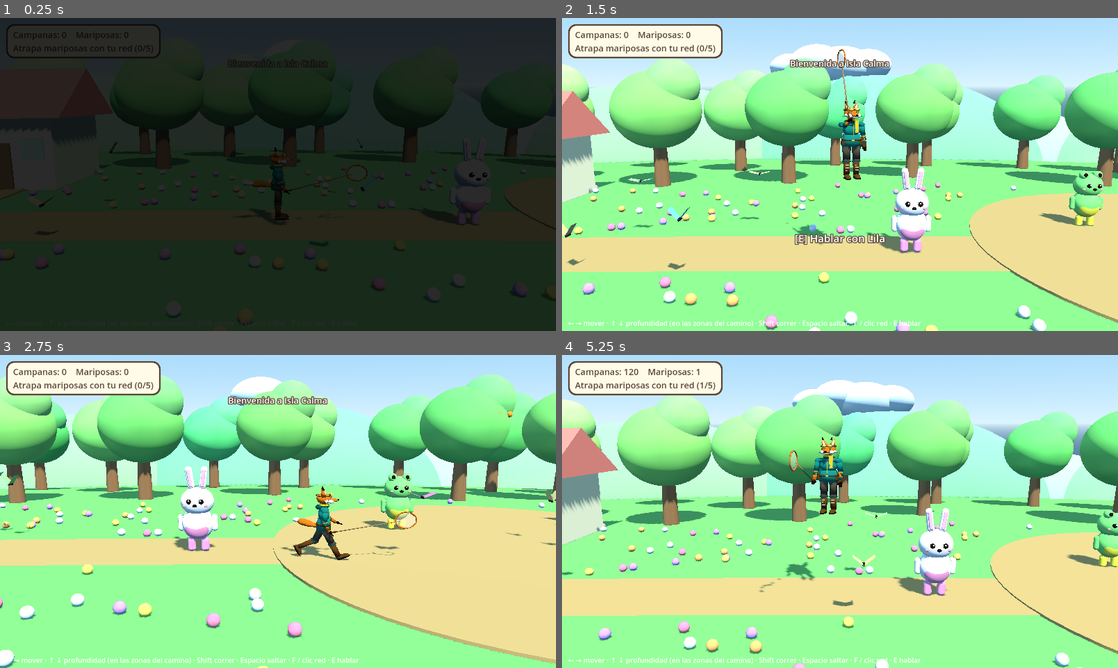
Above: before the commit, frames 1-4 (two rows, left to right).
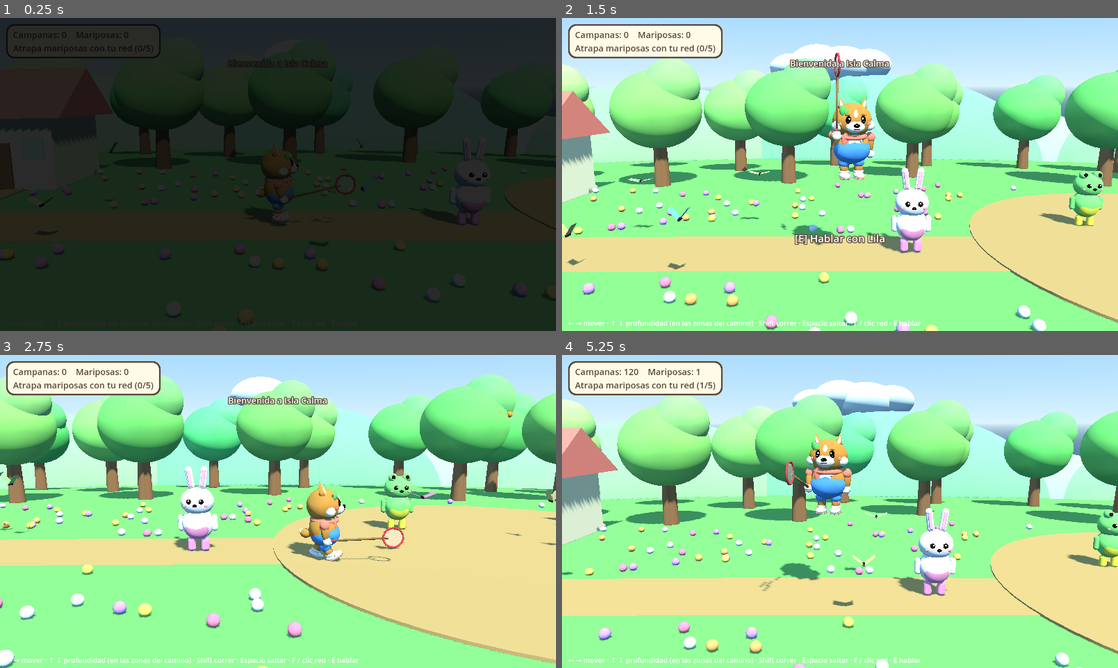
Above: after the commit, the same moments.

Repository: NottVK/doom-animal-crossing
Game: Godot game, scene res://scenes/main.tscn
The game is run twice, just before and just after one commit, with the same random seed, the same clock (stepped at 60 frames per second) and the same inputs.
Inputs (mouse positions are in pixels of both pictures, inside the frame that each line leads up to):
- Up to frame 1 (0.25 s): no input
- Up to frame 2 (1.5 s): move the mouse to (962, 158) at 0.52 s; hold D (move_right) 0.53-1.28 s; hold E (interact) 0.53-1.28 s; click (962, 158) at 0.67 s; tap Space (jump) at 0.77, 1.07 s; move the mouse to (728, 190) at 1.27 s; hold S (move_back) from 1.28 s (still down); tap F (net) at 1.35 s
- Up to frame 3 (2.75 s): tap Space (jump) at 1.52, 1.82 s; move the mouse to (333, 442) at 2.02 s; release S (move_back) at 2.03 s; hold D (move_right) from 2.03 s (still down); hold Shift (sprint) from 2.03 s (still down)
- Up to frame 4 (5.25 s): move the mouse to (812, 574) at 2.77 s; release D (move_right) at 2.78 s; release Shift (sprint) at 2.78 s; hold W (move_forward) 2.78-3.53 s; tap E (interact) at 2.85 s; click (812, 574) at 2.92 s; tap Space (jump) at 3.02, 3.32, 3.77, 4.07, 4.52, 4.82 s; move the mouse to (1006, 558) at 3.52 s; hold F (net) 3.53-4.28 s; hold A (move_left) 3.53-5.03 s; move the mouse to (673, 464) at 4.27 s; tap Shift (sprint) at 4.35 s; move the mouse to (867, 511) at 5.02 s; hold S (move_back) from 5.03 s (still down); hold E (interact) from 5.03 s (still down); click (867, 511) at 5.17 s

The runs differ from the first frame. In frame 1, 0.6% of the frame differs, in the area x 45-67%, y 41-65%; in frame 2, 1.8%; in frame 3, 2.0%, in the area x 50-75%, y 40-66%; in frame 4, 1.9%.

Commit message:
Canelita: nueva version chibi con diseno propio
Perrita caramelo y blanca con orejas paradas, overol azul, bufanda coral y
pasador de hoja. Mantiene el estilo tierno y las animaciones. Se retira el
diseno de zorra alterno (queda solo como funcion en el script de Blender).

Co-Authored-By: Claude Sonnet 5.5 <noreply@anthropic.com>
Claude-Session: https://claude.ai/code/session_01HySDoqcMku772B1dkaDzf8

Diff:
--- a/scripts/island.gd
+++ b/scripts/island.gd
@@ -327,7 +327,7 @@
 			"fur": Color(1, 0.93, 0.95), "accent": Color(1, 0.6, 0.75),
 			"lines": {
 				Story.Phase.PEACEFUL: [
-					"¡Hola, Brisa! Qué día más lindo para pasear por la isla.",
+					"¡Hola, Canelita! Qué día más lindo para pasear por la isla.",
 					"Dicen que hay mariposas muy bonitas cerca de las flores. ¿Me atrapas unas cuantas con tu red?",
 				],
 				Story.Phase.OMEN: [
--- a/scripts/player.gd
+++ b/scripts/player.gd
@@ -1,6 +1,6 @@
 class_name Player
 extends CharacterBody3D
-## Brisa (la exploradora) en vista lateral 2.5D: se camina de lado por un carril y solo se puede ir
+## Canelita en vista lateral 2.5D: se camina de lado por un carril y solo se puede ir
 ## al fondo/frente dentro de las zonas de profundidad (`lane_limits`).
 
 signal target_changed(target: Node3D)
@@ -31,7 +31,7 @@
 var _shake_amp := 0.0
 
 const SWING_TIME := 0.35
-const MODEL_PATH := "res://assets/models/brisa.glb"
+const MODEL_PATH := "res://assets/models/canelita.glb"
 
 
 func _ready() -> void:
@@ -88,7 +88,6 @@
 		var scene := load(MODEL_PATH) as PackedScene
 		if scene:
 			var inst := scene.instantiate() as Node3D
-			inst.scale = Vector3(1.2, 0.92, 1.2)   # un poco más robusta para convivir con los aldeanos
 			CharacterModel.apply_toon(inst)
 			_anim = _find_anim_player(inst)
 			if _anim:
Binary file removed: assets/models/brisa.glb
Binary file added: assets/models/canelita.glb
Not shown, changed: assets/models/canelita.glb.import
Binary file changed: assets/models/centinela.glb
Not shown, changed: README.md
Not shown, changed: docs/DESIGN.md
Not shown, changed: tools/blender/build_characters.py
